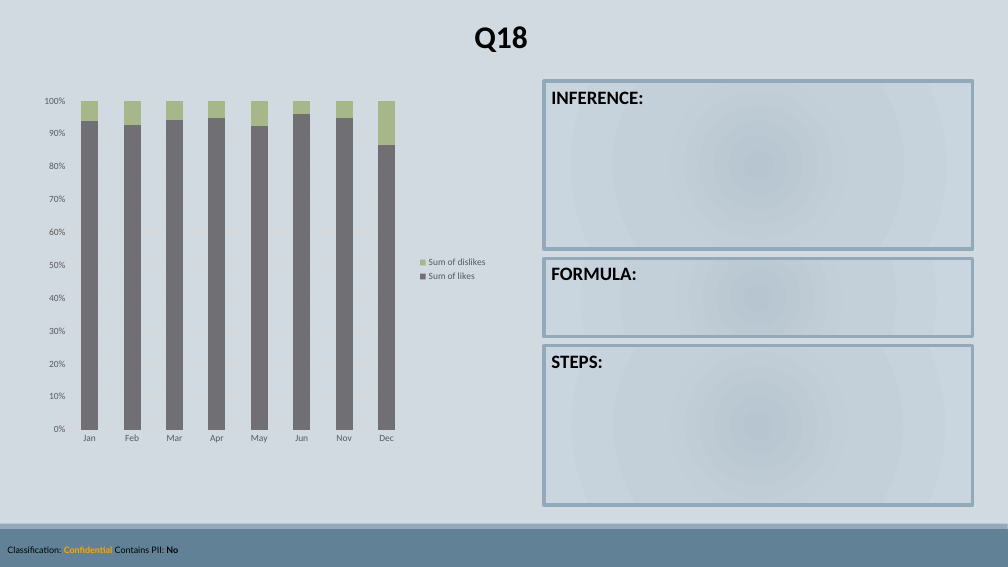
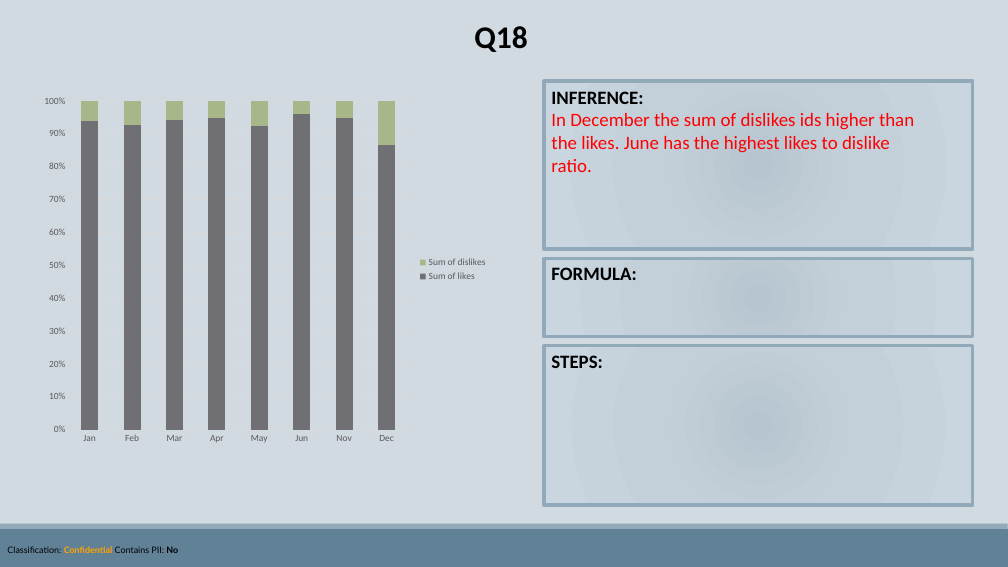
Before and after one commit to ChrisSasanDoss/Final-Assessment, a slide deck: slide 19 of FA.pptx. Drawn at 1008x567 pixels with LibreOffice and Linux fonts; fonts in the diff are those of the drawing. Boxes give left, top, right and bottom in pixels: in the first picture for what was removed or moved away, otherwise in the second. Text is boxed around its words. In the diff, an @@ line names an element or a change of style, - is before the commit and + after.

```diff
--- a/FA.pptx
+++ b/FA.pptx
@@ text at <box>551,113,914,172</box>: paragraph added @@
+In December the sum of dislikes ids higher than the likes. June has the highest likes to dislike ratio.
```
Also in this commit, not shown: 5 other slides changed, 1 slide added, 1 slide removed.
